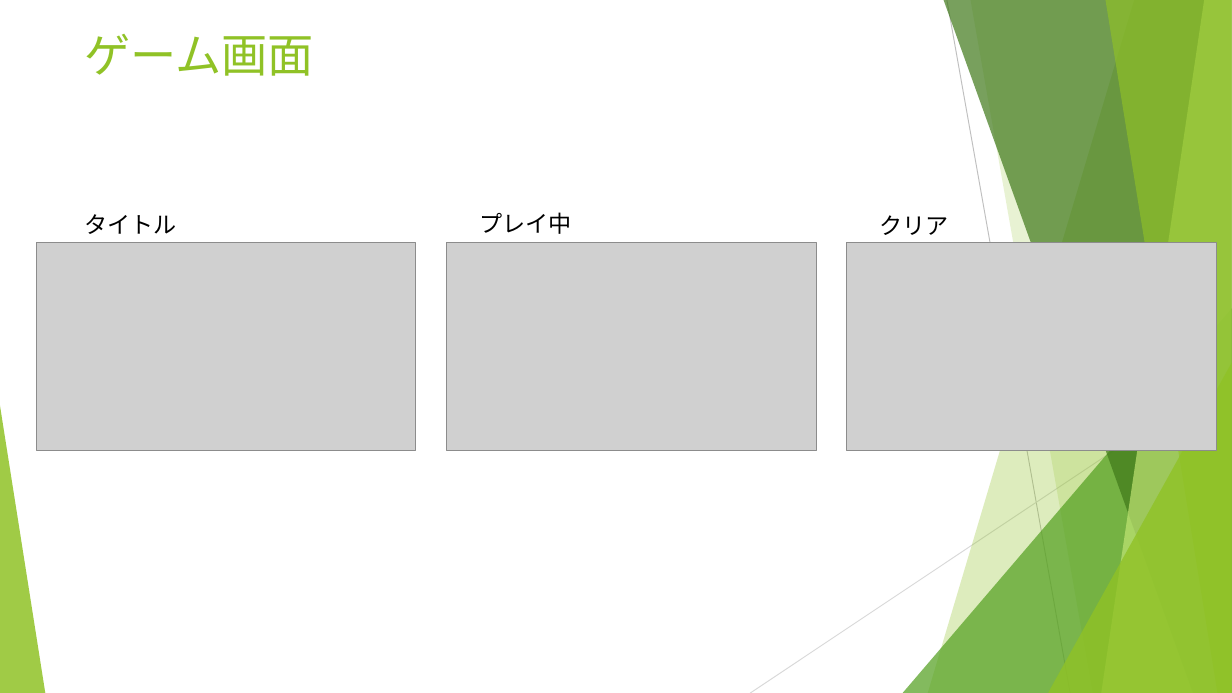
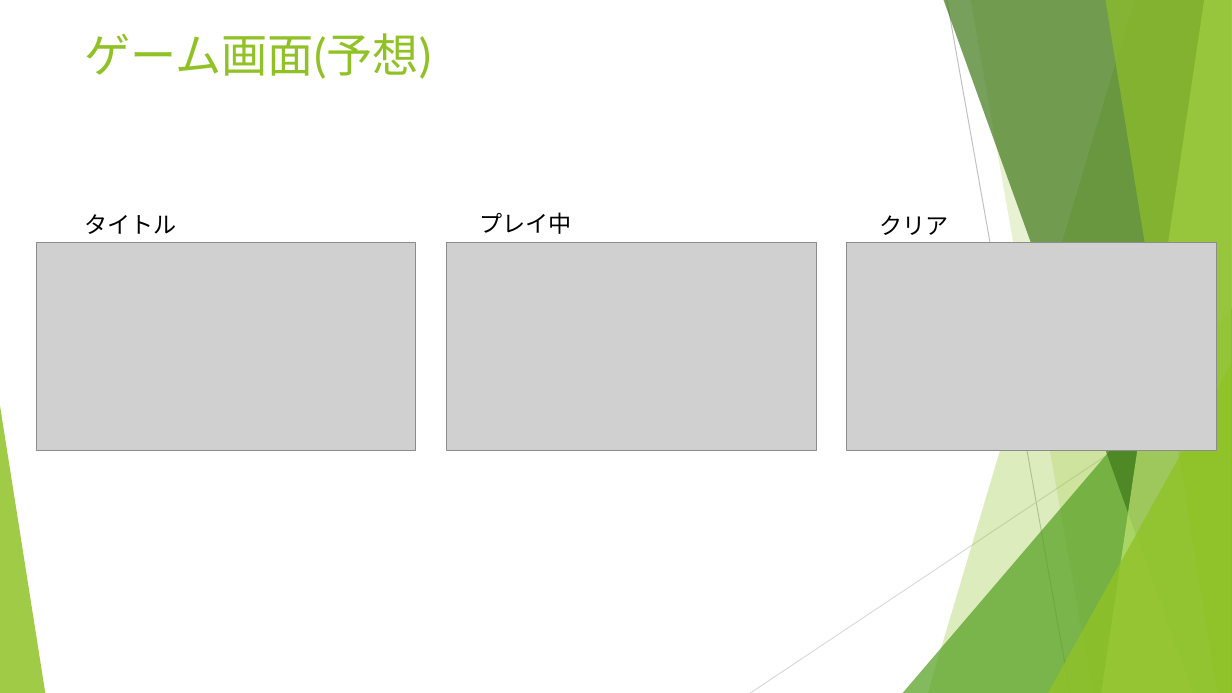
Before and after one commit to Remy-1216/MonsterCrusher, a slide deck: slide 4 of MonsterCrusher Mod.pptx. Drawn at 1232x693 pixels with LibreOffice and Linux fonts; fonts in the diff are those of the drawing; grey boxes stand for pictures. Boxes give left, top, right and bottom in pixels: in the first picture for what was removed or moved away, otherwise in the second. Text is boxed around its words. In the diff, an @@ line names an element or a change of style, - is before the commit and + after.

```diff
--- a/MonsterCrusher Mod.pptx
+++ b/MonsterCrusher Mod.pptx
@@ title at (x1=85, y1=33, x2=432, y2=79): text changed @@
-ゲーム画面
+ゲーム画面(予想)
```
Also in this commit, not shown: 2 other slides changed, 5 other files.
